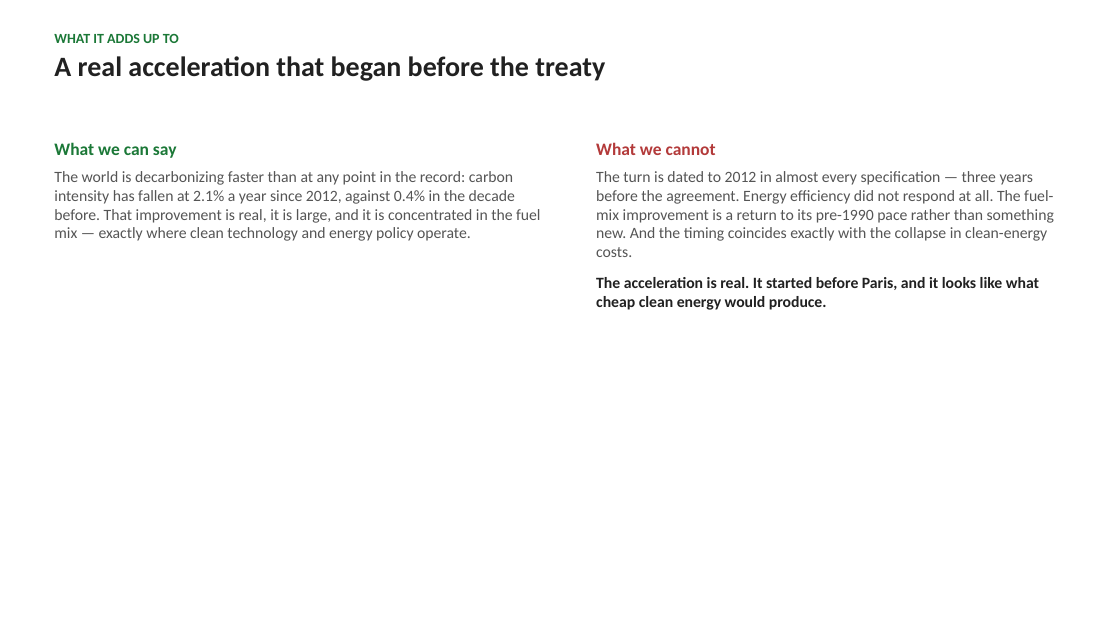
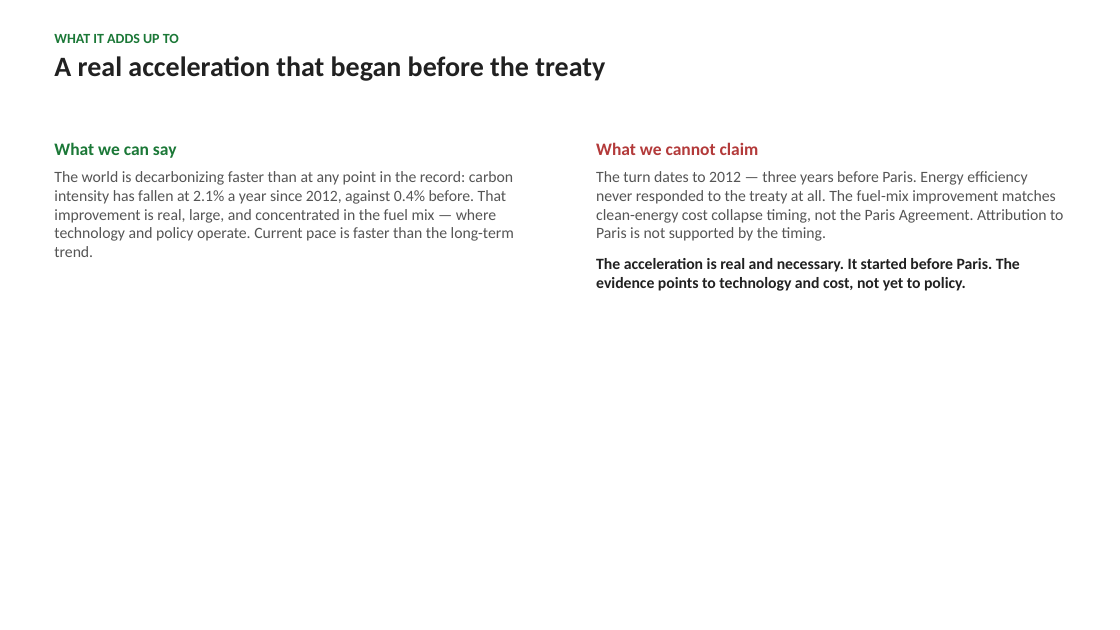
Before and after one commit to cwejnert/HDI-Happiness, a slide deck: slide 9 of carbon_breakpoints_takeaway_figures/paris_at_ten_world_deck.pptx (slide 8 before the commit). Drawn at 1120x630 pixels with LibreOffice and Linux fonts; fonts in the diff are those of the drawing. Boxes give left, top, right and bottom in pixels: in the first picture for what was removed or moved away, otherwise in the second. Text is boxed around its words. In the diff, an @@ line names an element or a change of style, - is before the commit and + after.

```diff
--- a/carbon_breakpoints_takeaway_figures/paris_at_ten_world_deck.pptx
+++ b/carbon_breakpoints_takeaway_figures/paris_at_ten_world_deck.pptx
@@ text at (596,142,1063,291): text changed @@
-What we cannot
-The turn is dated to 2012 in almost every specification — three years before the agreement. Energy efficiency did not respond at all. The fuel-mix improvement is a return to its pre-1990 pace rather than something new. And the timing coincides exactly with the collapse in clean-energy costs.
-The acceleration is real. It started before Paris, and it looks like what cheap clean energy would produce.
+What we cannot claim
+The turn dates to 2012 — three years before Paris. Energy efficiency never responded to the treaty at all. The fuel-mix improvement matches clean-energy cost collapse timing, not the Paris Agreement. Attribution to Paris is not supported by the timing.
+The acceleration is real and necessary. It started before Paris. The evidence points to technology and cost, not yet to policy.
@@ text at (54,171,514,257): text changed @@
-The world is decarbonizing faster than at any point in the record: carbon intensity has fallen at 2.1% a year since 2012, against 0.4% in the decade before. That improvement is real, it is large, and it is concentrated in the fuel mix — exactly where clean technology and energy policy operate.
+The world is decarbonizing faster than at any point in the record: carbon intensity has fallen at 2.1% a year since 2012, against 0.4% before. That improvement is real, large, and concentrated in the fuel mix — where technology and policy operate. Current pace is faster than the long-term trend.
```
Also in this commit, not shown: 7 other slides changed, 2 slides added, 1 slide removed, 1 other file.
